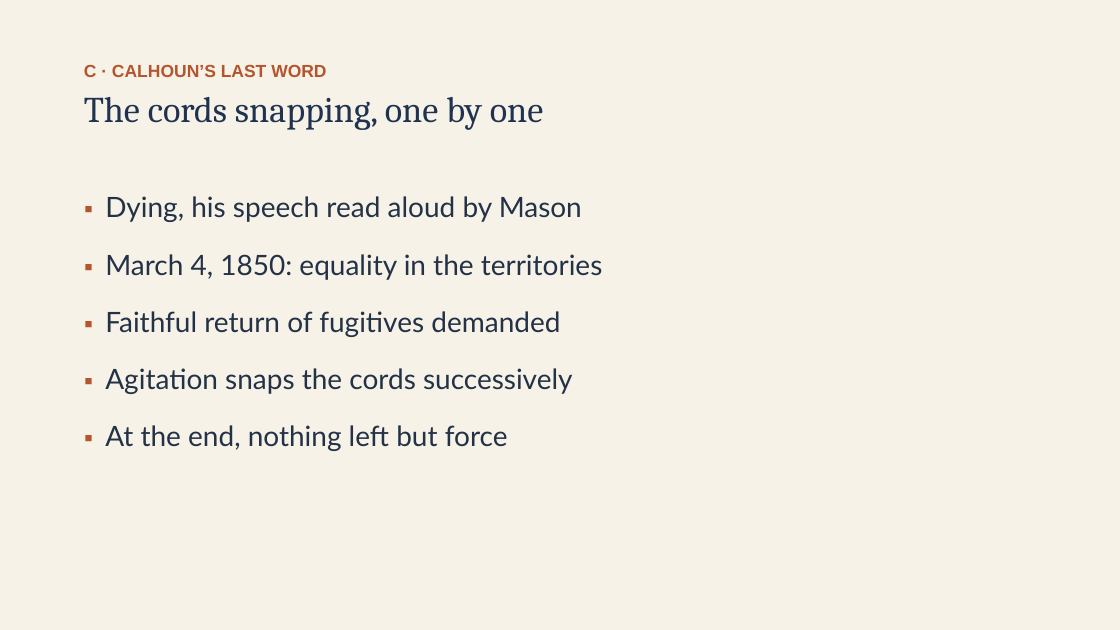
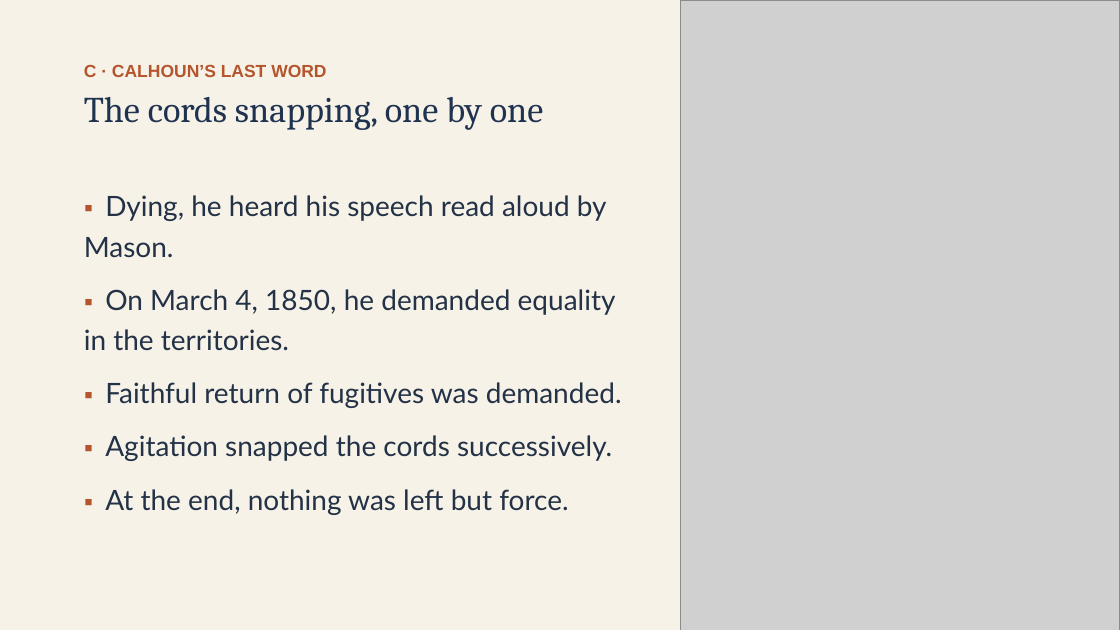
Before and after one commit to ab17gthb/humanities-curriculum-group, a slide deck: slide 10 of sectional-crisis/lesson-01/lesson-01-slides.pptx. Drawn at 1120x630 pixels with LibreOffice and Linux fonts; fonts in the diff are those of the drawing; grey boxes stand for pictures. Boxes give left, top, right and bottom in pixels: in the first picture for what was removed or moved away, otherwise in the second. Text is boxed around its words. In the diff, an @@ line names an element or a change of style, - is before the commit and + after.

```diff
--- a/sectional-crisis/lesson-01/lesson-01-slides.pptx
+++ b/sectional-crisis/lesson-01/lesson-01-slides.pptx
@@ picture added at [681, 0, 1120, 630] @@
@@ text at [84, 195, 622, 515]: text changed @@
-▪ Dying, his speech read aloud by Mason
-▪ March 4, 1850: equality in the territories
-▪ Faithful return of fugitives demanded
-▪ Agitation snaps the cords successively
-▪ At the end, nothing left but force
+▪ Dying, he heard his speech read aloud by Mason.
+▪ On March 4, 1850, he demanded equality in the territories.
+▪ Faithful return of fugitives was demanded.
+▪ Agitation snapped the cords successively.
+▪ At the end, nothing was left but force.
```
Also in this commit, not shown: 8 other slides changed, 6 other files.
